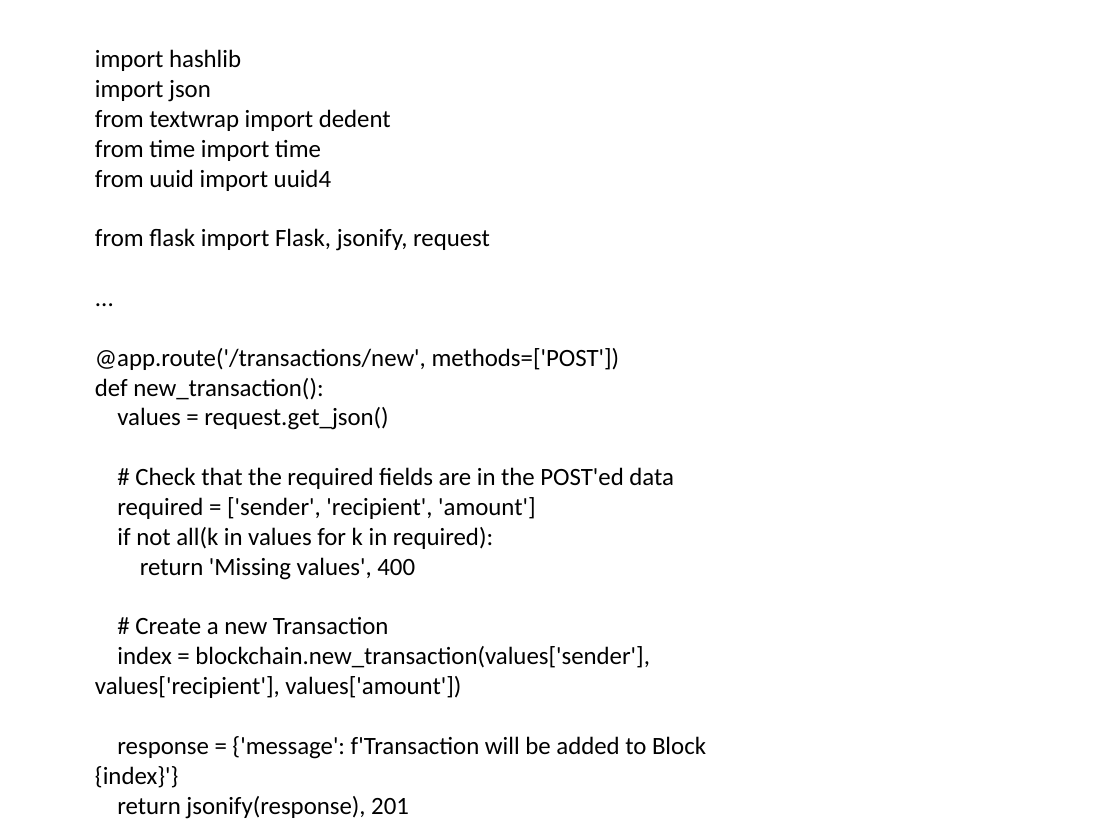
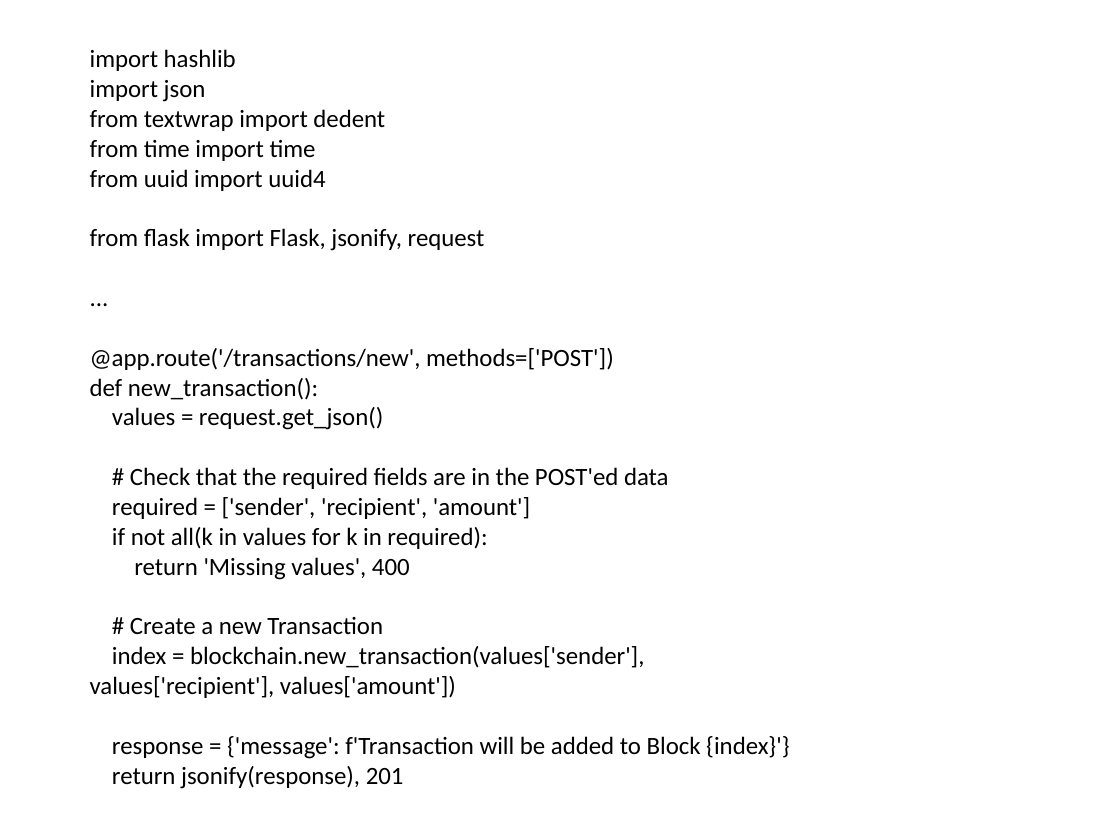
Before and after one commit to pkankipati/myblockchain, a slide deck: slide 35 of docs/Build a private blockchain.pptx. Drawn at 1120x840 pixels with LibreOffice and Linux fonts; fonts in the diff are those of the drawing. Boxes give left, top, right and bottom in pixels: in the first picture for what was removed or moved away, otherwise in the second. Text is boxed around its words. In the diff, an @@ line names an element or a change of style, - is before the commit and + after.

```diff
--- a/docs/Build a private blockchain.pptx
+++ b/docs/Build a private blockchain.pptx
@@ text "import hashlib" rewrapped from [95,49,706,819] to [90,49,789,789] @@
```
Also in this commit, not shown: 37 other slides changed, 1 other file.
